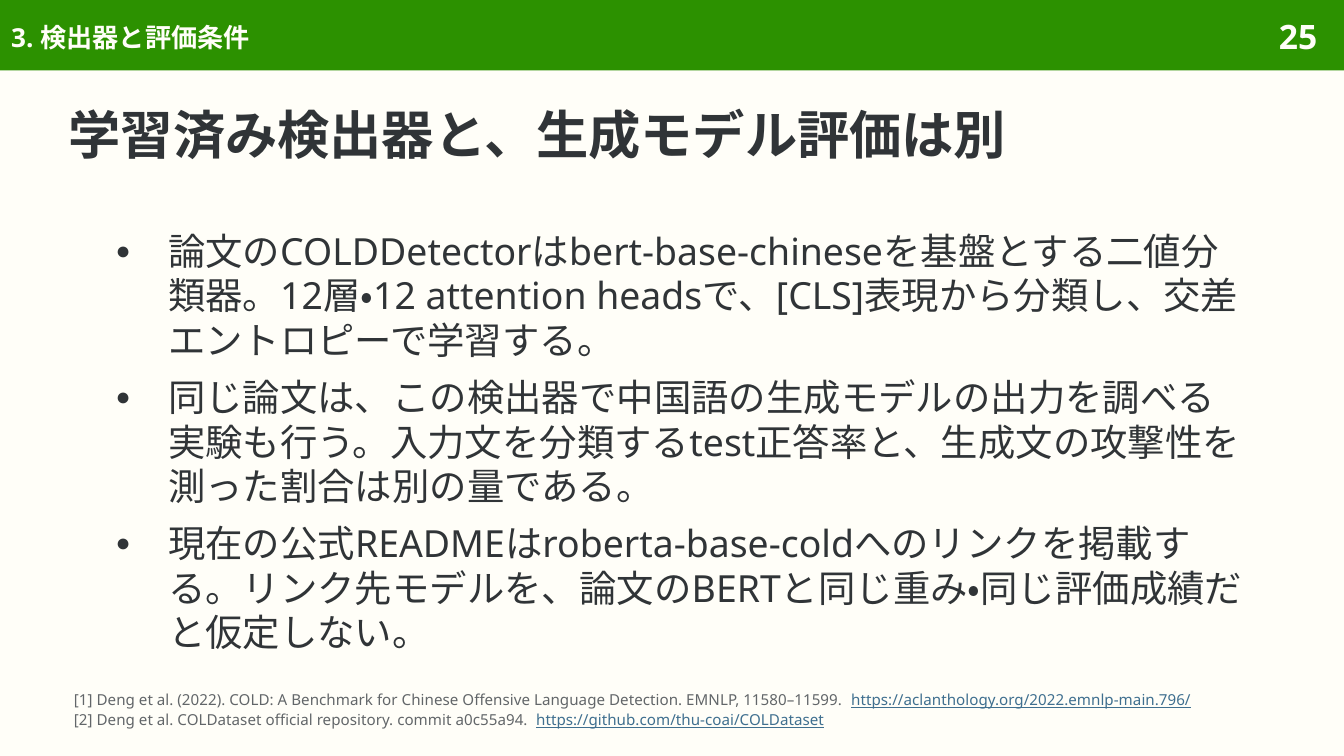
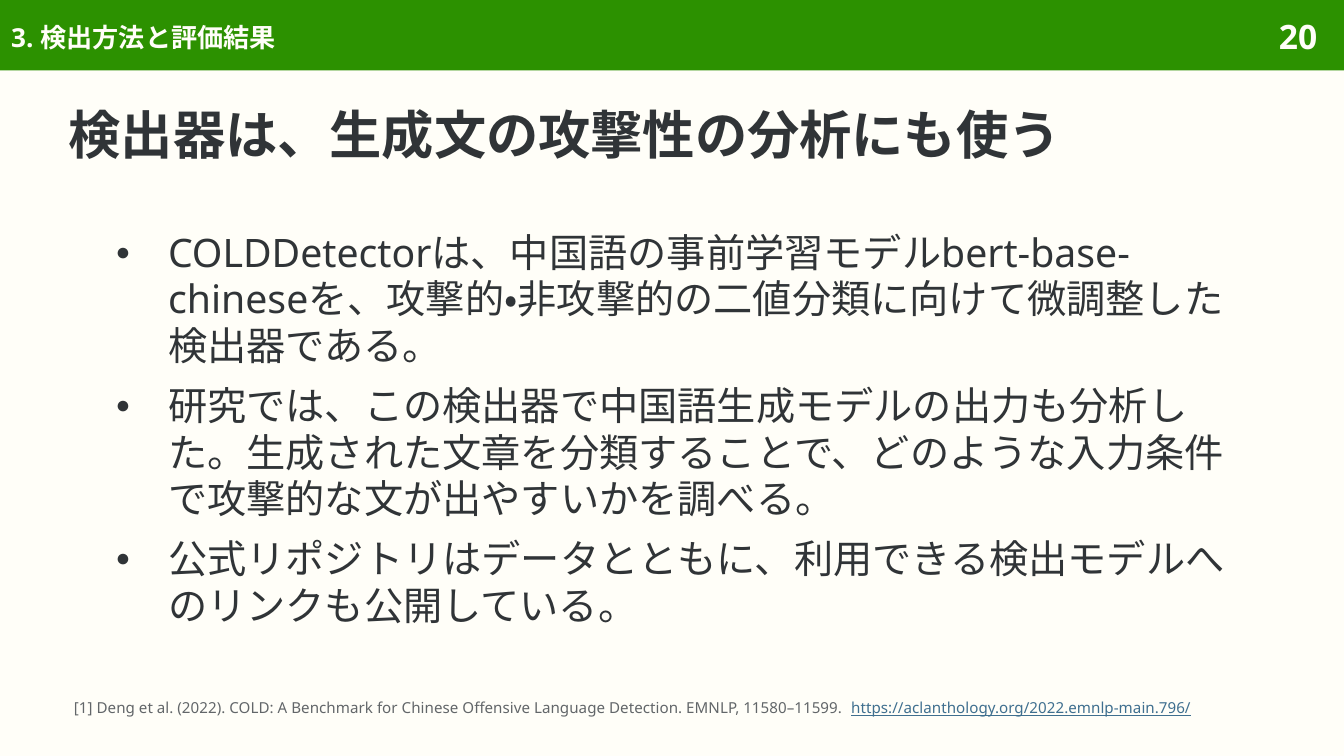
Before and after one commit to sasakiy84/datasets-in-10-minutes, a slide deck: slide 20 of slides/datasets-in-10-minutes-cold.pptx (slide 25 before the commit). Drawn at 1344x756 pixels with LibreOffice and Linux fonts; fonts in the diff are those of the drawing. Boxes give left, top, right and bottom in pixels: in the first picture for what was removed or moved away, otherwise in the second. Text is boxed around its words. In the diff, an @@ line names an element or a change of style, - is before the commit and + after.

Commit message:
Rewrite COLD Japanese and focus the offensive-language dataset overview on readers

```diff
--- a/slides/datasets-in-10-minutes-cold.pptx
+++ b/slides/datasets-in-10-minutes-cold.pptx
@@ title at (x1=11, y1=24, x2=276, y2=50): text changed @@
-3. 検出器と評価条件
+3. 検出方法と評価結果
@@ page number at (x1=1279, y1=24, x2=1317, y2=50): text changed @@
-25
+20
@@ title at (x1=69, y1=109, x2=1061, y2=159): text changed @@
-学習済み検出器と、生成モデル評価は別
+検出器は、生成文の攻撃性の分析にも使う
@@ text at (x1=168, y1=234, x2=1225, y2=623): text changed; size 20 to 21 pt @@
-● 論文のCOLDDetectorはbert-base-chineseを基盤とする二値分類器。12層・12 attention headsで、[CLS]表現から分類し、交差エントロピーで学習する。
-● 同じ論文は、この検出器で中国語の生成モデルの出力を調べる実験も行う。入力文を分類するtest正答率と、生成文の攻撃性を測った割合は別の量である。
-● 現在の公式READMEはroberta-base-coldへのリンクを掲載する。リンク先モデルを、論文のBERTと同じ重み・同じ評価成績だと仮定しない。
+● COLDDetectorは、中国語の事前学習モデルbert-base-chineseを、攻撃的・非攻撃的の二値分類に向けて微調整した検出器である。
+● 研究では、この検出器で中国語生成モデルの出力も分析した。生成された文章を分類することで、どのような入力条件で攻撃的な文が出やすいかを調べる。
+● 公式リポジトリはデータとともに、利用できる検出モデルへのリンクも公開している。
@@ text at (x1=74, y1=713, x2=824, y2=729): paragraph removed @@
-[2] Deng et al. COLDataset official repository. commit a0c55a94. https://github.com/thu-coai/COLDataset
@@ text "[1] Deng et al. (2022). ..." moved from (x1=74, y1=693, x2=1190, y2=729) to (x1=74, y1=701, x2=1190, y2=717) @@
```
Also in this commit, not shown: 39 other slides changed, 6 slides added, 20 slides removed, 40 other files.
